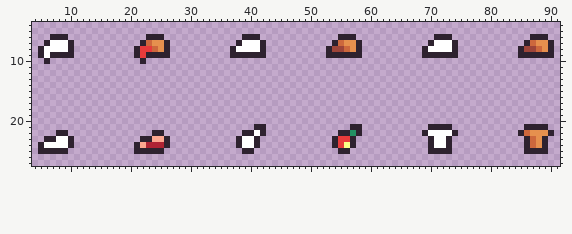
Pixel-art file -- Prototypes/prototype_CooknServe/Assets/Sprites/foods.aseprite. The first picture shows the starting point.
96x32 pixels, 1 frame. Shown: x 4..91, y 4..27.
After the commit:
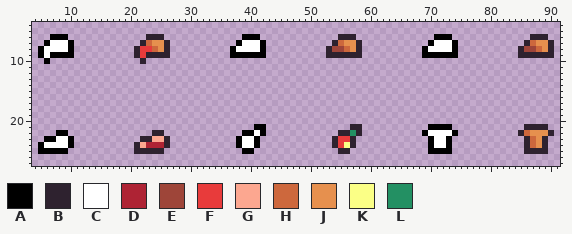
Palette (. is transparent): A #000000  B #2e222f  C #ffffff  D #ae2334  E #9e4539  F #e83b3b  G #fca790  H #cd683d  J #e6904e  K #fbff86  L #239063
Edits made:
y 6: x 7..9 BBB -> AAA; x 39..41 BBB -> AAA; x 71..73 BBB -> AAA
y 7: x 6 B -> A; x 10 B -> A; x 38 B -> A; x 42 B -> A; x 70 B -> A; x 74 B -> A
y 8: x 5 B -> A; x 10 B -> A; x 37 B -> A; x 42 B -> A; x 69 B -> A; x 74 B -> A
y 9: x 5 B -> A; x 7..10 BBBB -> AAAA; x 37..42 BBBBBB -> AAAAAA; x 69..74 BBBBBB -> AAAAAA
y 10: x 6 B -> A
y 21: x 41..42 BB -> AA; x 70..73 BBBB -> AAAA
y 22: x 8..9 BB -> AA; x 39..40 BB -> AA; x 42 B -> A; x 69 B -> A; x 74 B -> A
y 23: x 6..7 BB -> AA; x 10 B -> A; x 38 B -> A; x 41 B -> A; x 70 B -> A; x 73 B -> A
y 24: x 5 B -> A; x 10 B -> A; x 38 B -> A; x 41 B -> A; x 70 B -> A; x 73 B -> A
y 25: x 5..9 BBBBB -> AAAAA; x 39..40 BB -> AA; x 70..73 BBBB -> AAAA
Changed places in both pictures, as pixel boxes (x1, y1, x2, y2):
changed: (38, 34, 74, 64)
changed: (230, 34, 266, 58)
changed: (422, 34, 458, 58)
changed: (236, 124, 266, 154)
changed: (422, 124, 458, 154)
changed: (38, 130, 74, 154)
